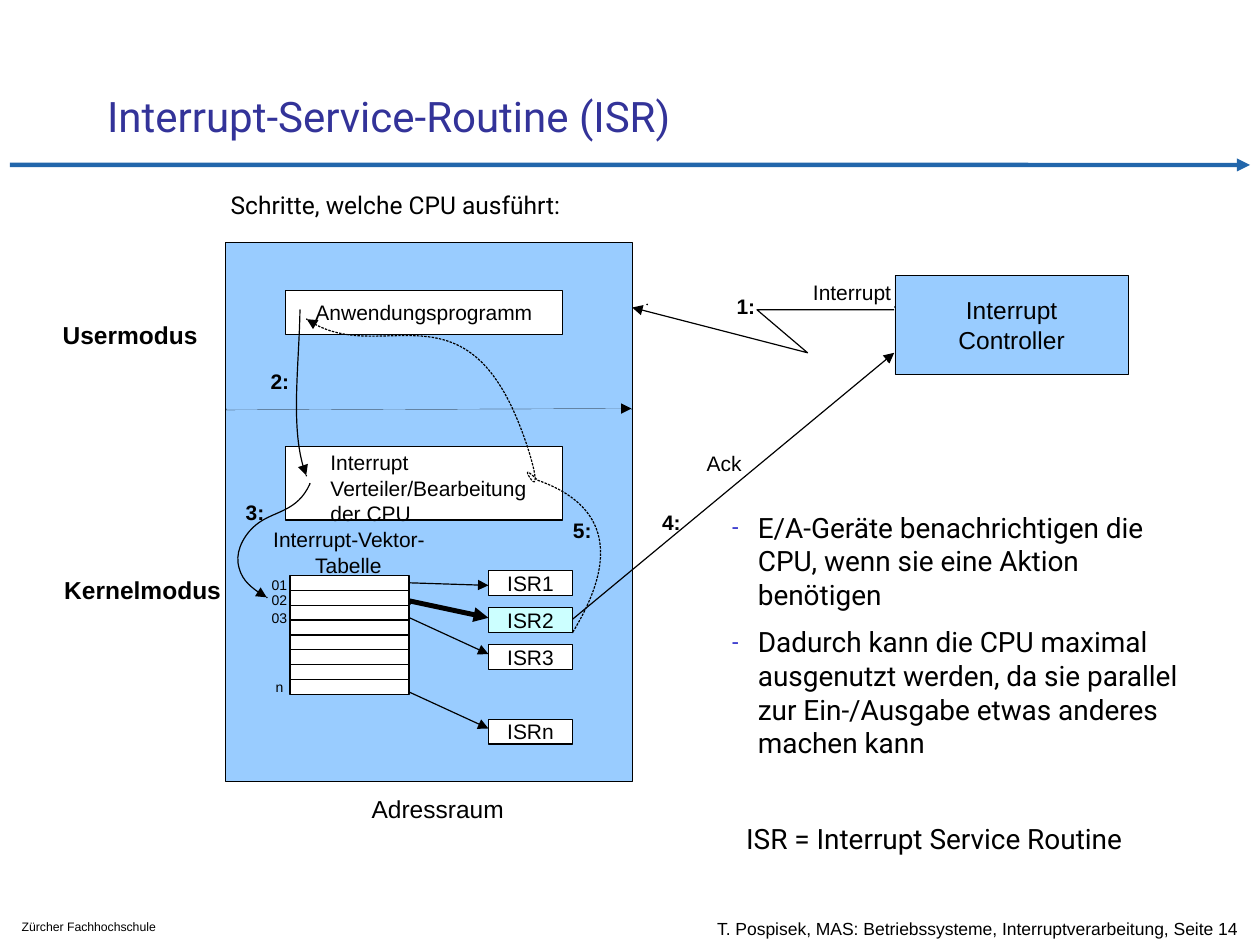
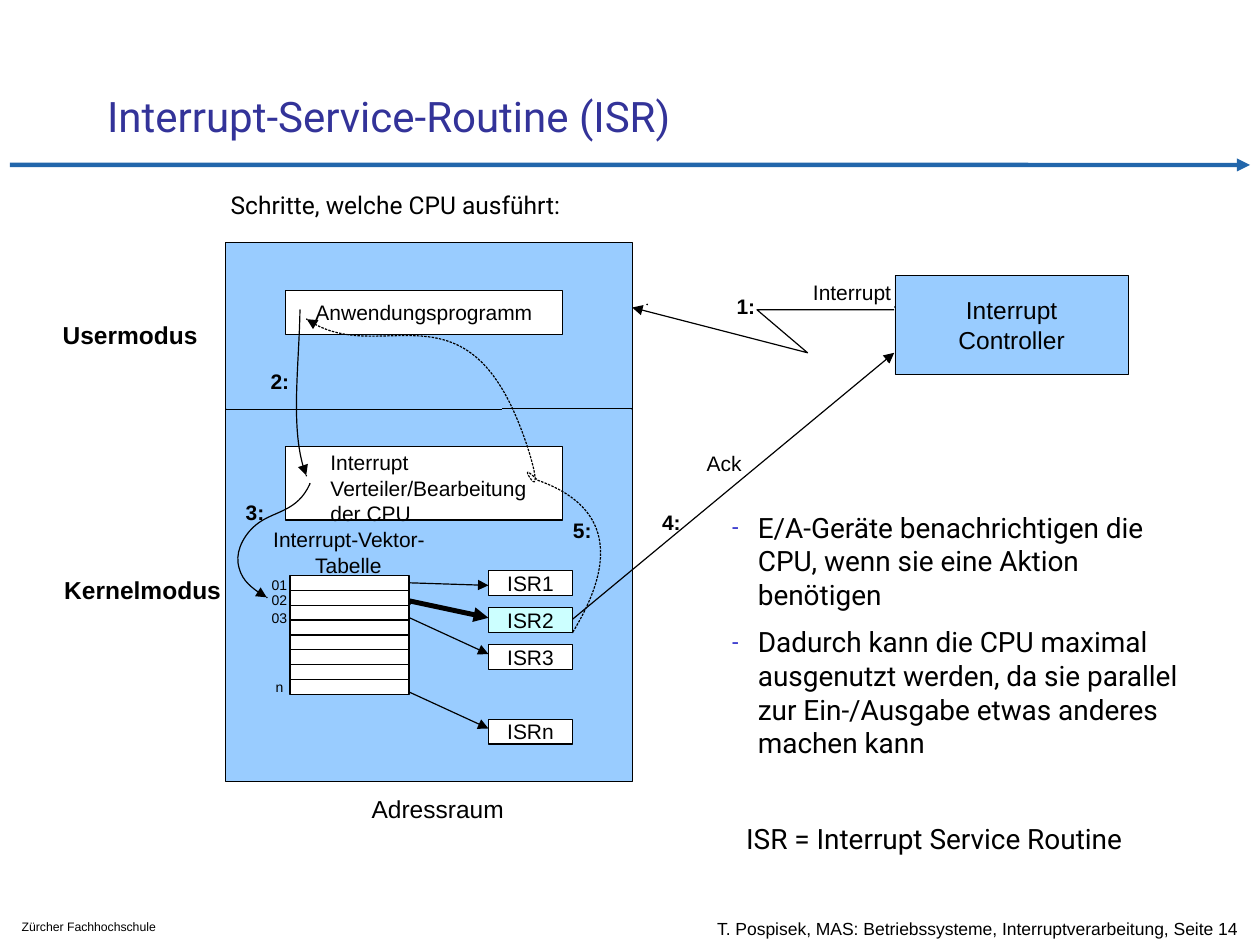
Before and after one commit to tpo/betriebssysteme, a slide deck: slide 14 of 04-3_Interruptverarbeitung_in_Betriebssystemen.odp. Drawn at 1260x945 pixels with LibreOffice and Linux fonts; fonts in the diff are those of the drawing; background and template pictures are left out. Boxes give left, top, right and bottom in pixels: in the first picture for what was removed or moved away, otherwise in the second. Text is boxed around its words. In the diff, an @@ line names an element or a change of style, - is before the commit and + after.

```diff
--- a/04-3_Interruptverarbeitung_in_Betriebssystemen.odp
+++ b/04-3_Interruptverarbeitung_in_Betriebssystemen.odp
@@ arrow (226, 410) - (631, 408): arrow to line @@
```
Also in this commit, not shown: 1 other file.
